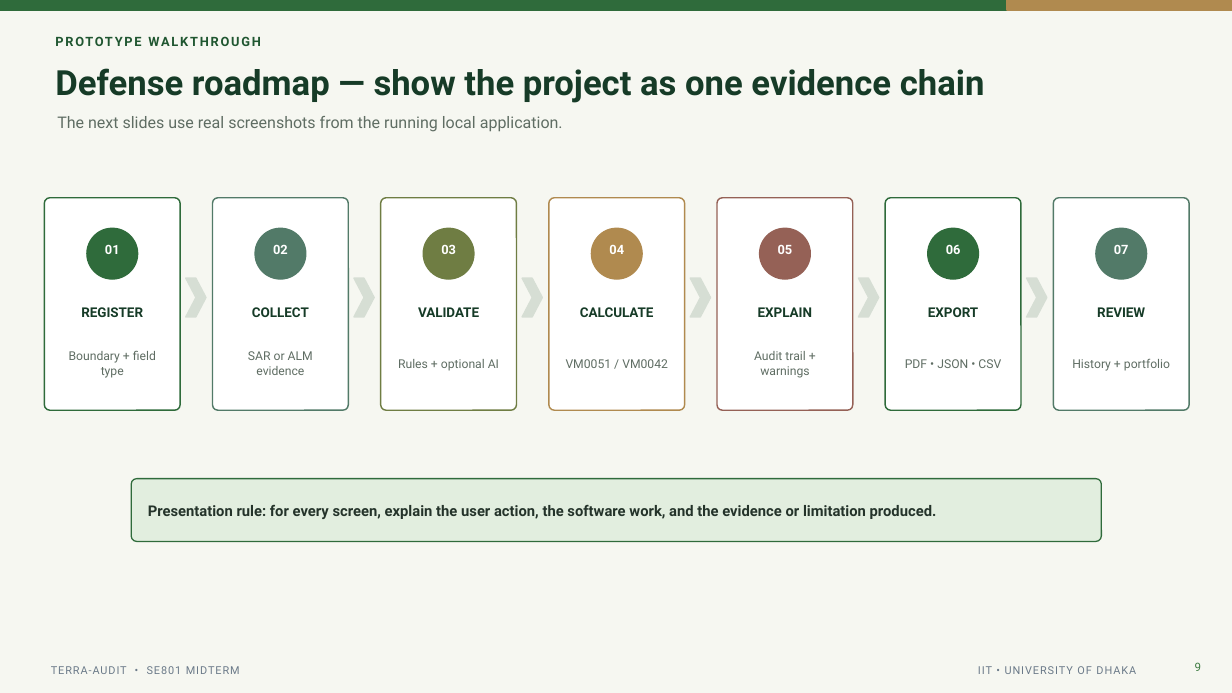
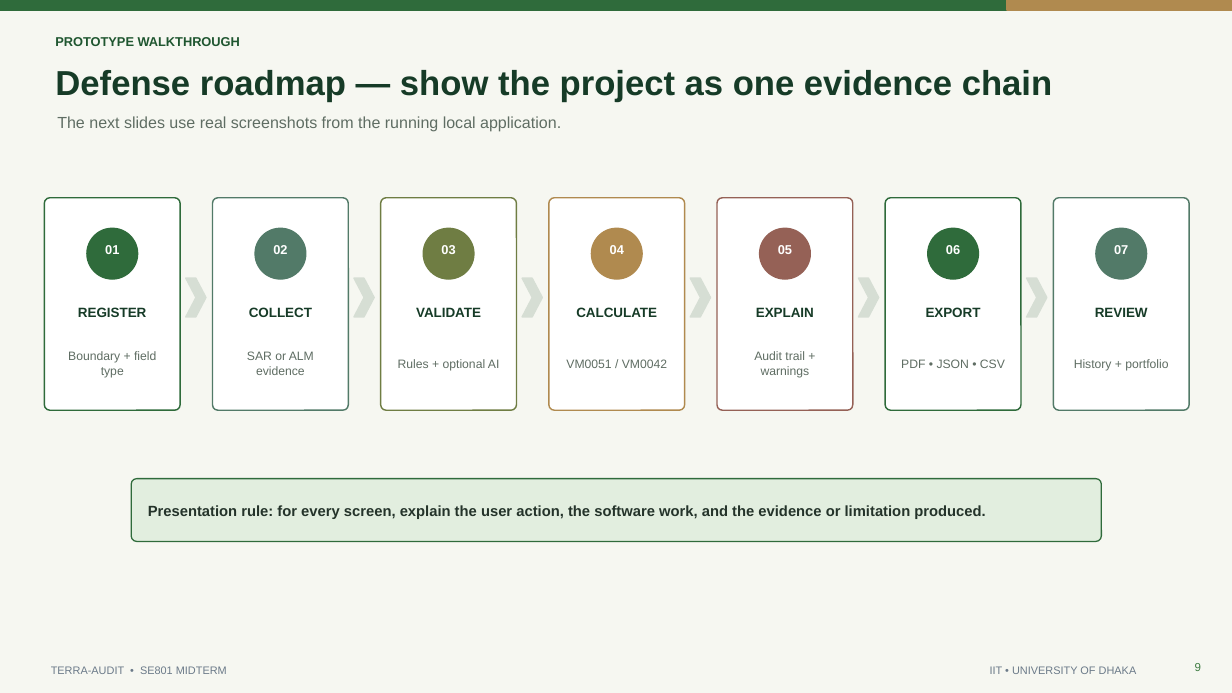
Before and after one commit to knah1d/terra-audit, a slide deck: slide 9 of docs/Terra-Audit_SE801_Midterm_Presentation.pptx. Drawn at 1232x693 pixels with LibreOffice and Linux fonts; fonts in the diff are those of the drawing. Boxes give left, top, right and bottom in pixels: in the first picture for what was removed or moved away, otherwise in the second. Text is boxed around its words. In the diff, an @@ line names an element or a change of style, - is before the commit and + after.

```diff
--- a/docs/Terra-Audit_SE801_Midterm_Presentation.pptx
+++ b/docs/Terra-Audit_SE801_Midterm_Presentation.pptx
@@ text "PROTOTYPE WALKTHROUGH" at (55, 37, 240, 46): font Roboto to Arial, letter spacing 1.4 to 0 pt @@
@@ font Roboto to Arial in 18 elements at (55, 70, 1052, 102), (57, 116, 561, 132), (105, 245, 119, 254), (78, 307, 146, 317), (68, 351, 156, 378), (249, 307, 312, 317), (247, 351, 314, 375), (416, 307, 481, 317), (398, 359, 499, 371), (576, 307, 657, 317), (566, 359, 667, 368), (756, 307, 814, 317), (754, 351, 810, 378), (926, 307, 981, 317), (901, 359, 1005, 368), (1095, 307, 1148, 317), (1074, 359, 1168, 371), (148, 505, 985, 519) @@
@@ text "TERRA-AUDIT • SE801 MIDTERM" at (51, 666, 227, 674): font Roboto to Arial, letter spacing 0.7 to 0 pt @@
@@ text "IIT • UNIVERSITY OF DHAKA" at (990, 666, 1137, 674): font Roboto to Arial, letter spacing 0.7 to 0 pt @@
```
Also in this commit, not shown: 33 other slides changed.
